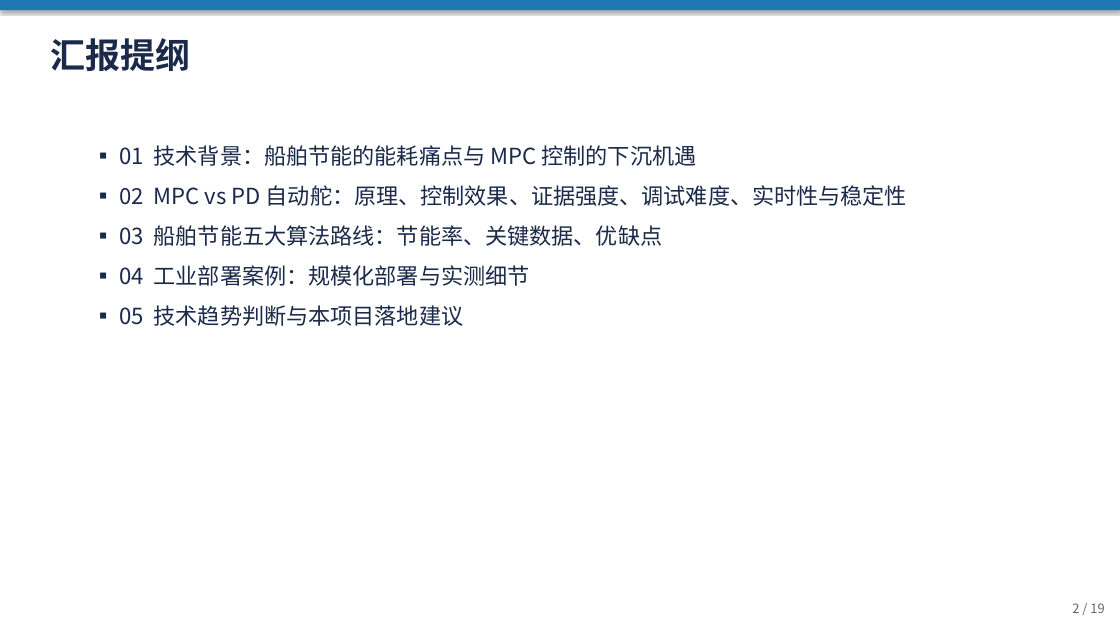
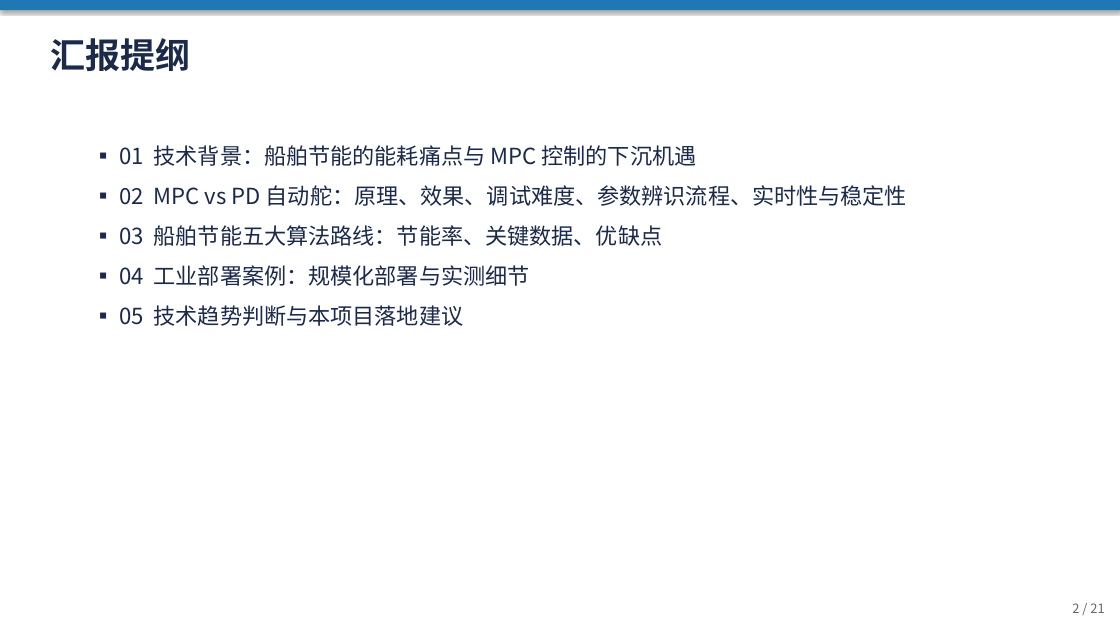
Before and after one commit to jimaka/auto_rudder, a slide deck: slide 2 of docs/ship_energy_research/船舶控制与节能算法调研汇报.pptx. Drawn at 1120x630 pixels with LibreOffice and Linux fonts; fonts in the diff are those of the drawing. Boxes give left, top, right and bottom in pixels: in the first picture for what was removed or moved away, otherwise in the second. Text is boxed around its words. In the diff, an @@ line names an element or a change of style, - is before the commit and + after.

Commit message:
docs: PPT新增PD与MMG-MPC参数辨识流程对比两页并更新PDF

```diff
--- a/docs/ship_energy_research/船舶控制与节能算法调研汇报.pptx
+++ b/docs/ship_energy_research/船舶控制与节能算法调研汇报.pptx
@@ text at box(119, 185, 907, 206): text changed @@
-▪ 02 MPC vs PD 自动舵：原理、控制效果、证据强度、调试难度、实时性与稳定性
+▪ 02 MPC vs PD 自动舵：原理、效果、调试难度、参数辨识流程、实时性与稳定性
@@ text at box(1072, 603, 1104, 613): text changed @@
-2 / 19
+2 / 21
```
Also in this commit, not shown: 16 other slides changed, 2 slides added, 4 other files.
